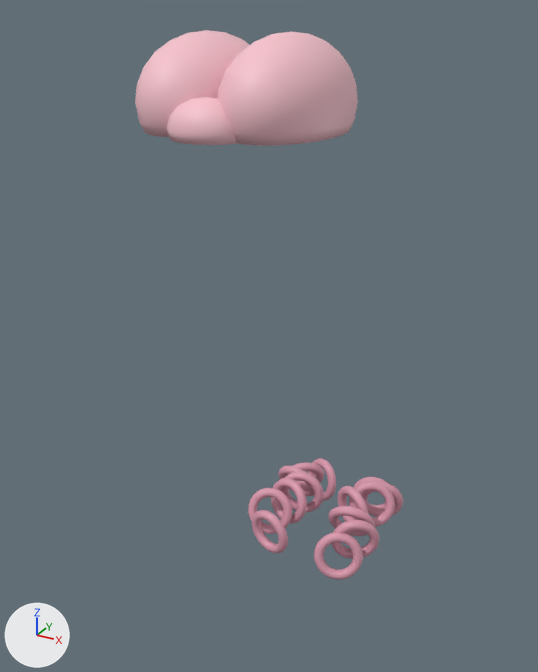
The glTF model godot/assets/models/creatures/kraken/brain.glb, before and after one commit.
Camera for both pictures: a 50 mm camera at (2.18, -3.72, 0.63) aimed at (-0.04, 0.31, -1.39). The axes (+X, +Y, +Z) are drawn at lower left. The lights are the same throughout. The picture after the commit comes second. Vertices at exactly the same position are counted once.

The older version as bpy lines, for what is in view:
```python
me_brain = bpy.data.meshes.new('brain')
me_brain.from_pydata(...)  # 467 vertices, 922 faces; spans x -0.59..0.59, y -0.6..0.52, z 0.01..0.52
me_brain.materials.append(mat_brain)  # pink #f9c4ce
me_fold = bpy.data.meshes.new('fold')
me_fold.from_pydata(...)  # 4480 vertices, 8960 faces; spans x -0.241..0.786, y 0.148..1.169, z -3.133..-2.651
me_fold.materials.append(mat_fold)  # pink #da99ad
ob_brain = bpy.data.objects.new('brain', me_brain)
ob_brain.location = (0.0, 0.0, 0.0)
ob_fold = bpy.data.objects.new('fold', me_fold)
ob_fold.location = (0.0, 0.0, 0.0)
```
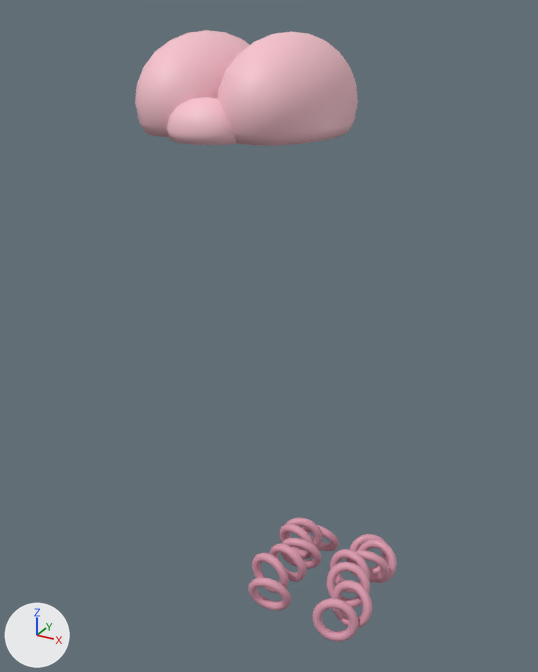
Diff of the bpy script that builds the scene:
```diff
--- a/godot/assets/models/creatures/kraken/brain.glb.py
+++ b/godot/assets/models/creatures/kraken/brain.glb.py
@@ me_fold @@
-me_fold.from_pydata(...)  # 4480 vertices, 8960 faces; spans x -0.241..0.786, y 0.148..1.169, z -3.133..-2.651
+me_fold.from_pydata(...)  # 4480 vertices, 8960 faces; spans x -0.243..0.801, y 0.177..1.17, z -3.723..-3.254
+# me_fold part 1: the loose piece of 320 vertices spanning x -0.169..0.169, y 0.179..0.321, z -3.125..-2.775 is multiplied about its middle by the matrix ((0.92, -0.391, 0.025), (0.389, 0.905, -0.172), (0.044, 0.168, 0.985)), then moved by (0.0, 0.0, -0.6)
+# me_fold part 2: the loose piece of 320 vertices spanning x -0.241..0.103, y 0.29..0.48, z -3.036..-2.711 is multiplied about its middle by the matrix ((0.947, 0.316, -0.059), (-0.312, 0.86, -0.403), (-0.076, 0.4, 0.913)), then moved by (0.0, 0.0, -0.6)
+# me_fold part 3: the loose piece of 320 vertices spanning x -0.149..0.185, y 0.432..0.608, z -3.006..-2.667 is multiplied about its middle by the matrix ((0.986, -0.161, -0.051), (0.133, 0.927, -0.351), (0.104, 0.339, 0.935)), then moved by (0.0, 0.0, -0.6)
+# me_fold part 4: the loose piece of 320 vertices spanning x -0.108..0.237, y 0.593..0.717, z -3.0..-2.651 is multiplied about its middle by the matrix ((0.998, 0.008, 0.06), (0.013, 0.941, -0.337), (-0.059, 0.337, 0.94)), then moved by (0.0, 0.0, -0.6)
+# me_fold part 5: the loose piece of 320 vertices spanning x -0.209..0.14, y 0.697..0.883, z -3.0..-2.676 is multiplied about its middle by the matrix ((0.994, 0.103, 0.039), (-0.109, 0.962, 0.251), (-0.012, -0.254, 0.967)), then moved by (0.0, 0.0, -0.6)
+# me_fold part 6: the loose piece of 320 vertices spanning x -0.21..0.099, y 0.798..1.052, z -3.039..-2.716 is multiplied about its middle by the matrix ((0.933, 0.344, -0.108), (-0.279, 0.878, 0.389), (0.228, -0.332, 0.915)), then moved by (0.0, 0.0, -0.6)
+# me_fold part 7: the loose piece of 320 vertices spanning x -0.108..0.206, y 0.951..1.169, z -3.129..-2.788 is multiplied about its middle by the matrix ((0.852, -0.523, 0.021), (0.435, 0.686, -0.583), (0.291, 0.506, 0.812)), then moved by (0.0, 0.0, -0.6)
+# me_fold part 8: the loose piece of 320 vertices spanning x 0.397..0.723, y 0.148..0.352, z -3.117..-2.783 is multiplied about its middle by the matrix ((0.982, 0.187, 0.032), (-0.182, 0.974, -0.136), (-0.057, 0.128, 0.99)), then moved by (0.0, 0.0, -0.6)
+# me_fold part 9: the loose piece of 320 vertices spanning x 0.473..0.786, y 0.282..0.488, z -3.048..-2.699 is multiplied about its middle by the matrix ((0.765, 0.638, 0.082), (-0.612, 0.683, 0.398), (0.199, -0.355, 0.914)), then moved by (0.0, 0.0, -0.6)
+# me_fold part 10: the loose piece of 320 vertices spanning x 0.37..0.714, y 0.424..0.616, z -2.999..-2.674 is multiplied about its middle by the matrix ((0.988, 0.144, -0.047), (-0.064, 0.681, 0.73), (0.137, -0.718, 0.682)), then moved by (0.0, 0.0, -0.6)
+# me_fold part 11: the loose piece of 320 vertices spanning x 0.339..0.651, y 0.55..0.76, z -3.0..-2.651 is multiplied about its middle by the matrix ((0.921, -0.389, 0.032), (0.371, 0.897, 0.241), (-0.123, -0.21, 0.97)), then moved by (0.0, 0.0, -0.6)
+# me_fold part 12: the loose piece of 320 vertices spanning x 0.429..0.76, y 0.683..0.897, z -3.0..-2.676 is multiplied about its middle by the matrix ((0.966, 0.239, 0.102), (-0.129, 0.782, -0.61), (-0.225, 0.576, 0.786)), then moved by (0.0, 0.0, -0.6)
+# me_fold part 13: the loose piece of 320 vertices spanning x 0.45..0.782, y 0.842..1.008, z -3.051..-2.705 is multiplied about its middle by the matrix ((0.928, 0.371, 0.037), (-0.334, 0.783, 0.525), (0.166, -0.499, 0.85)), then moved by (0.0, 0.0, -0.6)
+# me_fold part 14: the loose piece of 320 vertices spanning x 0.34..0.682, y 0.995..1.125, z -3.133..-2.784 is multiplied about its middle by the matrix ((0.974, -0.138, -0.18), (0.204, 0.878, 0.433), (0.099, -0.458, 0.883)), then moved by (0.0, 0.0, -0.6)
 me_fold.materials.append(mat_fold)
```

Boxes (x1, y1, x2, y2) around the edits, measured in the pictures (538 x 672 px; the box of a moved part takes in the faces that stretch with it):
'fold', reshaped: before (248, 458, 403, 580); after (249, 518, 397, 642)
part 1 of me_fold, moved or reshaped: before (252, 510, 288, 553); after (249, 577, 291, 610)
part 2 of me_fold, moved or reshaped: before (248, 488, 292, 534); after (252, 553, 289, 593)
part 3 of me_fold, moved or reshaped: before (271, 478, 307, 523); after (269, 543, 306, 582)
part 4 of me_fold, moved or reshaped: before (281, 471, 324, 513); after (281, 538, 321, 569)
part 5 of me_fold, moved or reshaped: before (278, 466, 315, 496); after (279, 523, 314, 559)
part 6 of me_fold, moved or reshaped: before (287, 463, 324, 488); after (285, 518, 322, 551)
part 7 of me_fold, moved or reshaped: before (308, 458, 336, 501); after (302, 525, 339, 551)
part 8 of me_fold, moved or reshaped: before (314, 532, 363, 580); after (312, 598, 359, 642)
part 9 of me_fold, moved or reshaped: before (331, 520, 379, 559); after (331, 580, 372, 628)
part 10 of me_fold, moved or reshaped: before (328, 506, 375, 536); after (327, 562, 370, 608)
part 11 of me_fold, moved or reshaped: before (338, 486, 369, 522); after (330, 549, 370, 593)
part 12 of me_fold, moved or reshaped: before (349, 481, 395, 527); after (346, 550, 389, 582)
part 13 of me_fold, moved or reshaped: before (361, 482, 403, 517); after (358, 539, 397, 583)
part 14 of me_fold, moved or reshaped: before (353, 477, 389, 508); after (349, 534, 388, 573)
